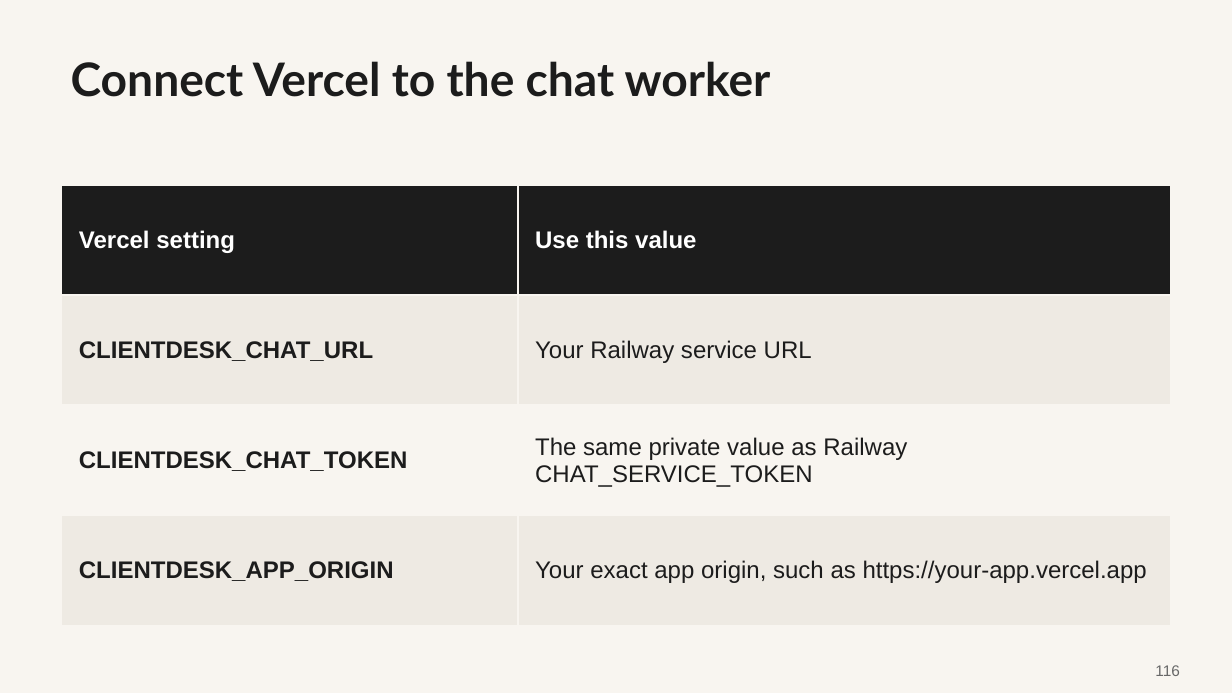
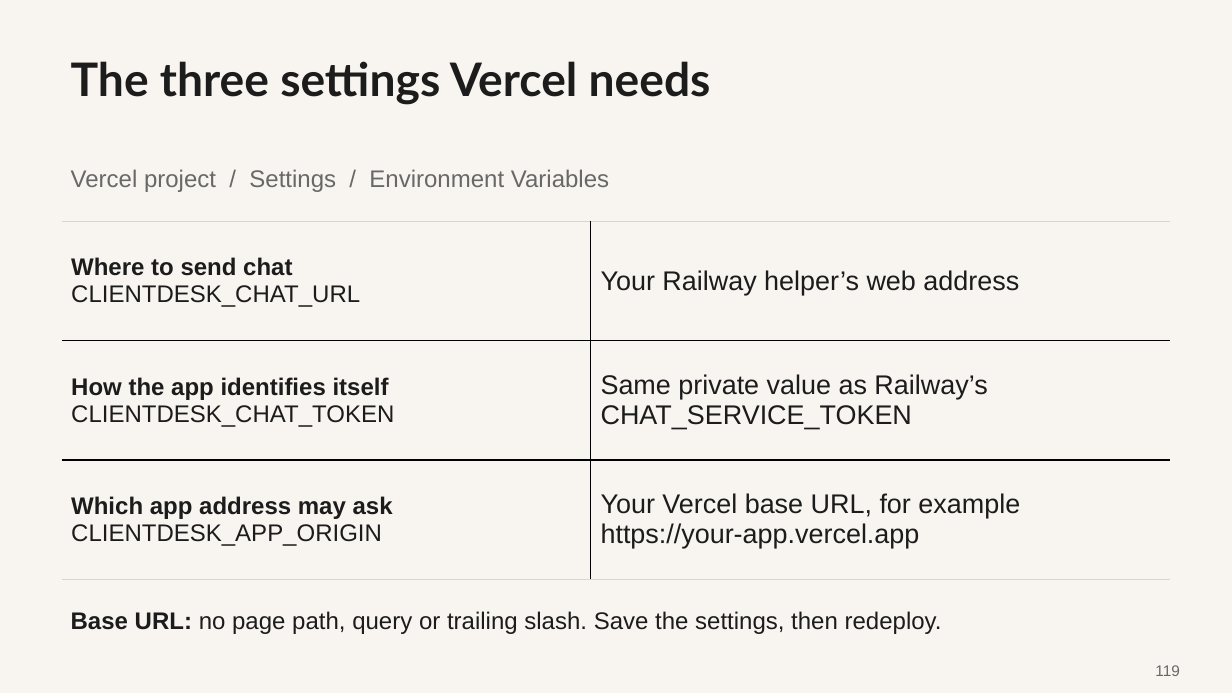
Before and after one commit to promptadvisers/claude-code-next-steps, a slide deck: slide 119 of slides/ClientDesk_Course_End_to_End.pptx (slide 116 before the commit). Drawn at 1232x693 pixels with LibreOffice and Linux fonts; fonts in the diff are those of the drawing. Boxes give left, top, right and bottom in pixels: in the first picture for what was removed or moved away, otherwise in the second. Text is boxed around its words. In the diff, an @@ line names an element or a change of style, - is before the commit and + after.

Commit message:
Explain hosted Claude chat with plain-English diagrams and setup guidance

```diff
--- a/slides/ClientDesk_Course_End_to_End.pptx
+++ b/slides/ClientDesk_Course_End_to_End.pptx
@@ text at (71, 61, 711, 105): text changed @@
-Connect Vercel to the chat worker
+The three settings Vercel needs
@@ text added at (71, 169, 609, 192), 18.8 pt, text #686868 @@
+Vercel project / Settings / Environment Variables
@@ table at (62, 222, 1171, 580) @@
-row 1: Vercel setting | Use this value
-row 2: CLIENTDESK_CHAT_URL | Your Railway service URL
-row 3: CLIENTDESK_CHAT_TOKEN | The same private value as Railway CHAT_SERVICE_TOKEN
-row 4: CLIENTDESK_APP_ORIGIN | Your exact app origin, such as https://your-app.vercel.app
+row 1: Where to send chat / CLIENTDESK_CHAT_URL | Your Railway helper’s web address
+row 2: How the app identifies itself / CLIENTDESK_CHAT_TOKEN | Same private value as Railway’s / CHAT_SERVICE_TOKEN
+row 3: Which app address may ask / CLIENTDESK_APP_ORIGIN | Your Vercel base URL, for example / https://your-app.vercel.app
@@ table: place and size @@
-table at (62, 185, 1171, 626)
+table at (62, 222, 1171, 580)
@@ text added at (71, 611, 942, 634), 18.8 pt, text #1C1C1C @@
+Base URL: no page path, query or trailing slash. Save the settings, then redeploy.
@@ text at (1155, 665, 1179, 676): text changed @@
-116
+119
```
Also in this commit, not shown: 46 other slides changed, 3 slides added, 6 other files.
